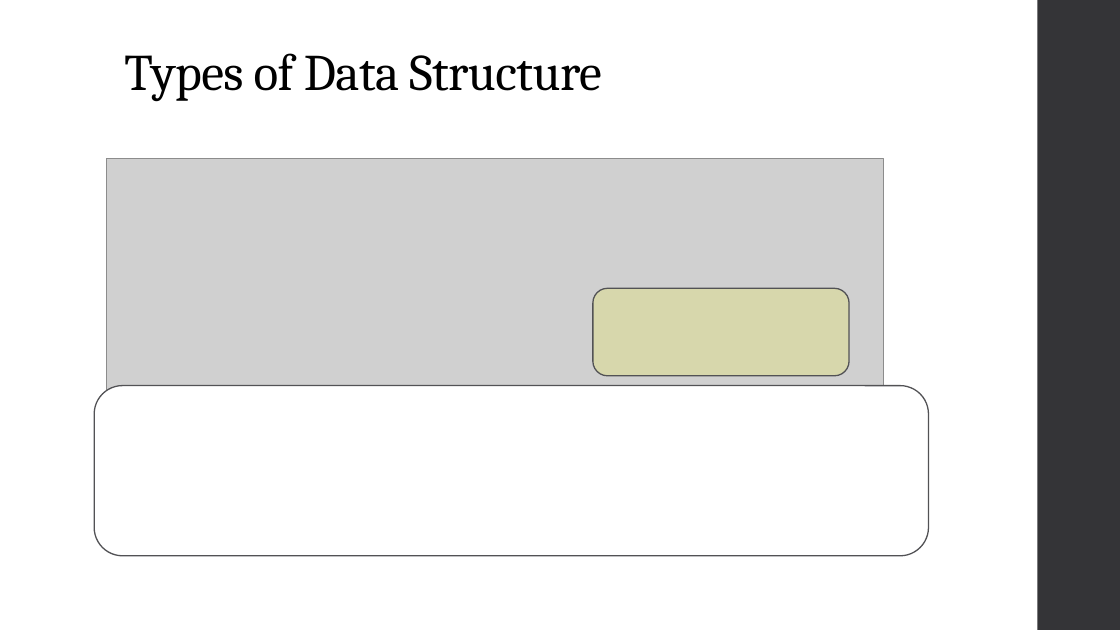
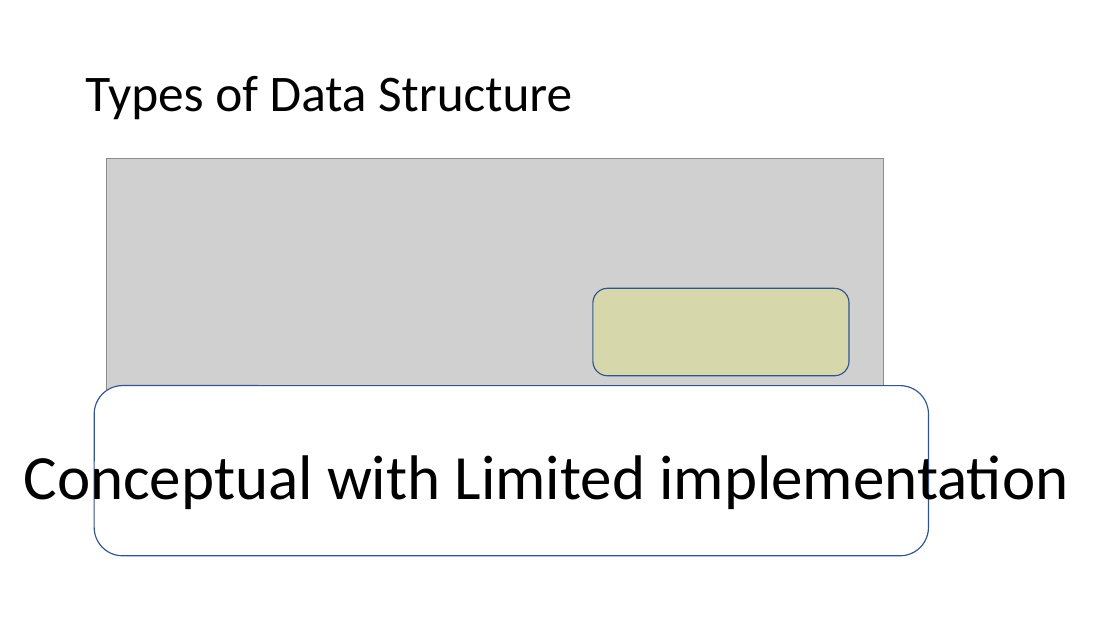
Before and after one commit to share2learnwidmanish/MVJ_Visit_28thJan2023-, a slide deck: slide 5 of DataStructure_Trees_animation_MVJ.pptx (slide 2 before the commit). Drawn at 1120x630 pixels with LibreOffice and Linux fonts; fonts in the diff are those of the drawing; grey boxes stand for pictures. Boxes give left, top, right and bottom in pixels: in the first picture for what was removed or moved away, otherwise in the second. Text is boxed around its words. In the diff, an @@ line names an element or a change of style, - is before the commit and + after.

```diff
--- a/DataStructure_Trees_animation_MVJ.pptx
+++ b/DataStructure_Trees_animation_MVJ.pptx
@@ rectangle removed at [1038, 0, 1120, 630] @@
@@ title "Types of Data Structure": place and size @@
-title "Types of Data Structure" at [124, 53, 601, 102]
+title "Types of Data Structure" at [85, 75, 572, 120]
@@ title "Types of Data Structure" at [85, 75, 572, 120]: font Cambria to Calibri, letter spacing -0.5 to 0 pt; vertical alignment bottom to middle @@
@@ rounded rectangle at [593, 288, 849, 376]: outline #525256 1.1 pt to #325491 1 pt @@
@@ rounded rectangle at [94, 386, 928, 556]: outline #525256 1.1 pt to #325491 1 pt @@
@@ text added at [23, 447, 1068, 515], 54 pt, text #000000 @@
+Conceptual with Limited implementation
```
Also in this commit, not shown: 5 other slides changed, 2 slides added, 3 slides removed.
